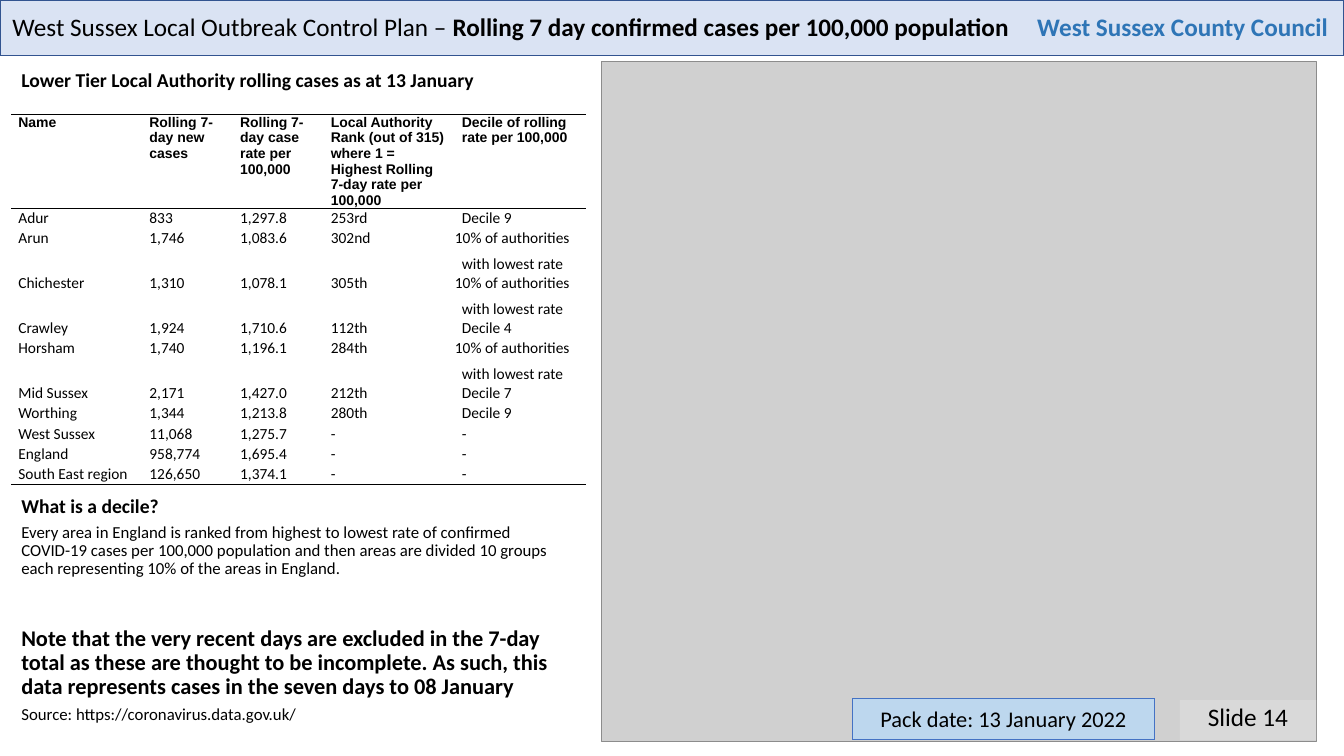
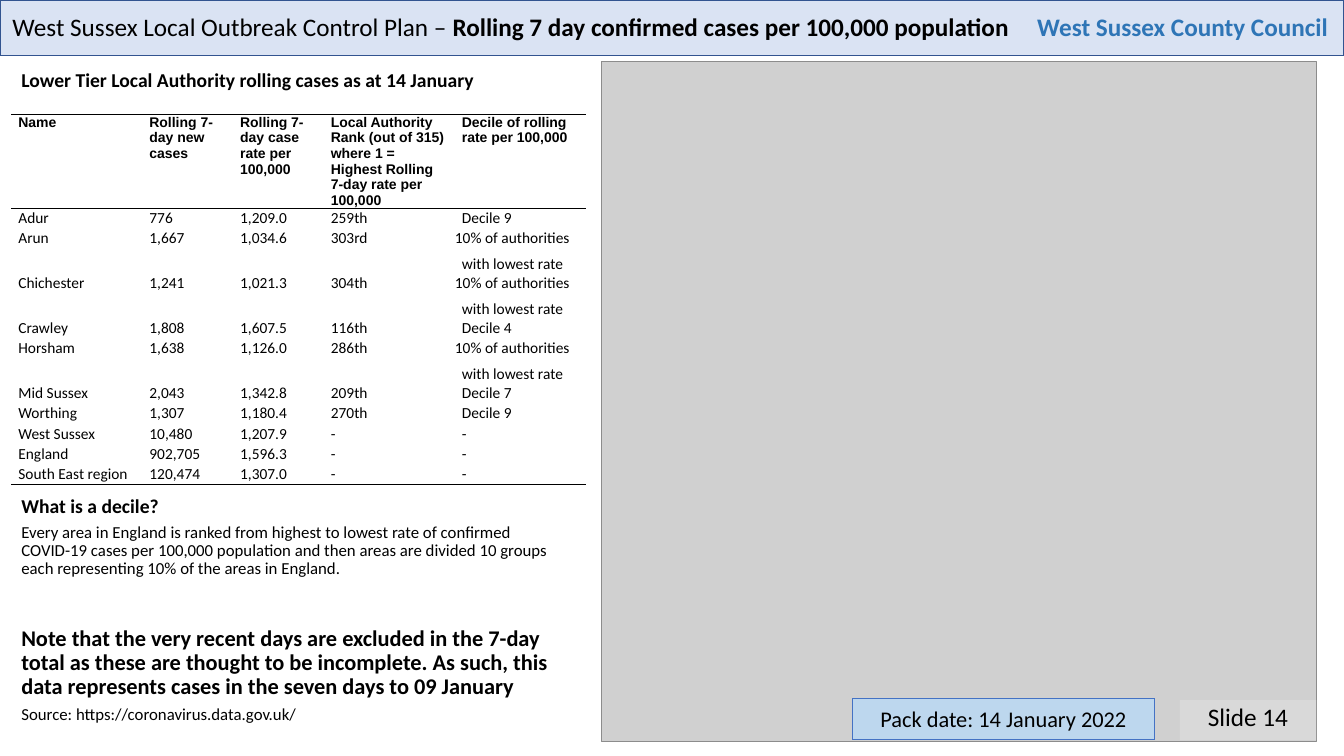
Before and after one commit to psychty/wsx_covid_datapack_public, a slide deck: slide 14 of Latest_West_Sussex_C19_slide_deck.pptx. Drawn at 1344x756 pixels with LibreOffice and Linux fonts; fonts in the diff are those of the drawing; grey boxes stand for pictures. Boxes give left, top, right and bottom in pixels: in the first picture for what was removed or moved away, otherwise in the second. Text is boxed around its words. In the diff, an @@ line names an element or a change of style, - is before the commit and + after.

```diff
--- a/Latest_West_Sussex_C19_slide_deck.pptx
+++ b/Latest_West_Sussex_C19_slide_deck.pptx
@@ text at (21,73,473,91): text changed @@
-Lower Tier Local Authority rolling cases as at 13 January
+Lower Tier Local Authority rolling cases as at 14 January
@@ table at (11,115,586,486) @@
-row 2: Adur | 833 | 1,297.8 | 253rd | Decile 9
+row 2: Adur | 776 | 1,209.0 | 259th | Decile 9
-row 3: Arun | 1,746 | 1,083.6 | 302nd | 10% of authorities with lowest rate
+row 3: Arun | 1,667 | 1,034.6 | 303rd | 10% of authorities with lowest rate
-row 4: Chichester | 1,310 | 1,078.1 | 305th | 10% of authorities with lowest rate
+row 4: Chichester | 1,241 | 1,021.3 | 304th | 10% of authorities with lowest rate
-row 5: Crawley | 1,924 | 1,710.6 | 112th | Decile 4
+row 5: Crawley | 1,808 | 1,607.5 | 116th | Decile 4
-row 6: Horsham | 1,740 | 1,196.1 | 284th | 10% of authorities with lowest rate
+row 6: Horsham | 1,638 | 1,126.0 | 286th | 10% of authorities with lowest rate
-row 7: Mid Sussex | 2,171 | 1,427.0 | 212th | Decile 7
+row 7: Mid Sussex | 2,043 | 1,342.8 | 209th | Decile 7
-row 8: Worthing | 1,344 | 1,213.8 | 280th | Decile 9
+row 8: Worthing | 1,307 | 1,180.4 | 270th | Decile 9
-row 9, column 2: 11,068
+row 9, column 2: 10,480
-row 9, column 3: 1,275.7
+row 9, column 3: 1,207.9
-row 10, column 2: 958,774
+row 10, column 2: 902,705
-row 10, column 3: 1,695.4
+row 10, column 3: 1,596.3
-row 11, column 2: 126,650
+row 11, column 2: 120,474
-row 11, column 3: 1,374.1
+row 11, column 3: 1,307.0
@@ text at (21,630,547,698): text changed @@
-Note that the very recent days are excluded in the 7-day total as these are thought to be incomplete. As such, this data represents cases in the seven days to 08 January
+Note that the very recent days are excluded in the 7-day total as these are thought to be incomplete. As such, this data represents cases in the seven days to 09 January
@@ text in rectangle at (880,711,1126,731): text changed @@
-Pack date: 13 January 2022
+Pack date: 14 January 2022
```
Also in this commit, not shown: 21 other slides changed, 59 other files.
